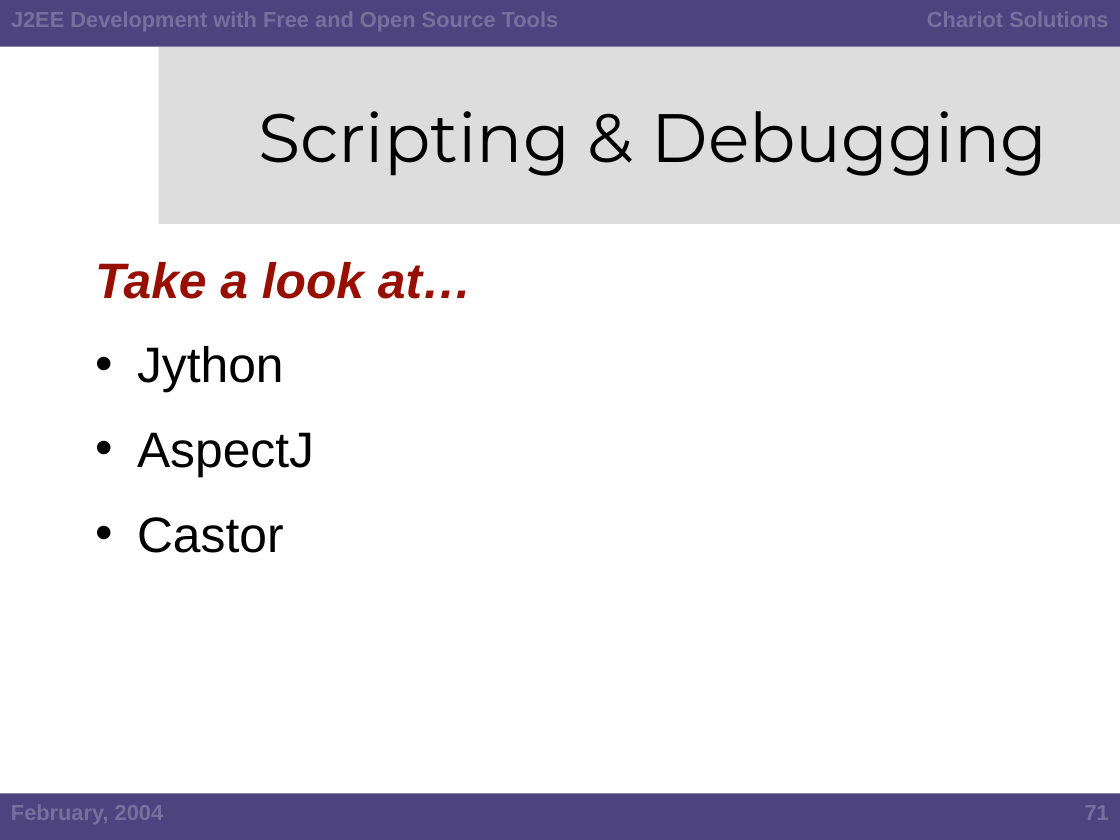
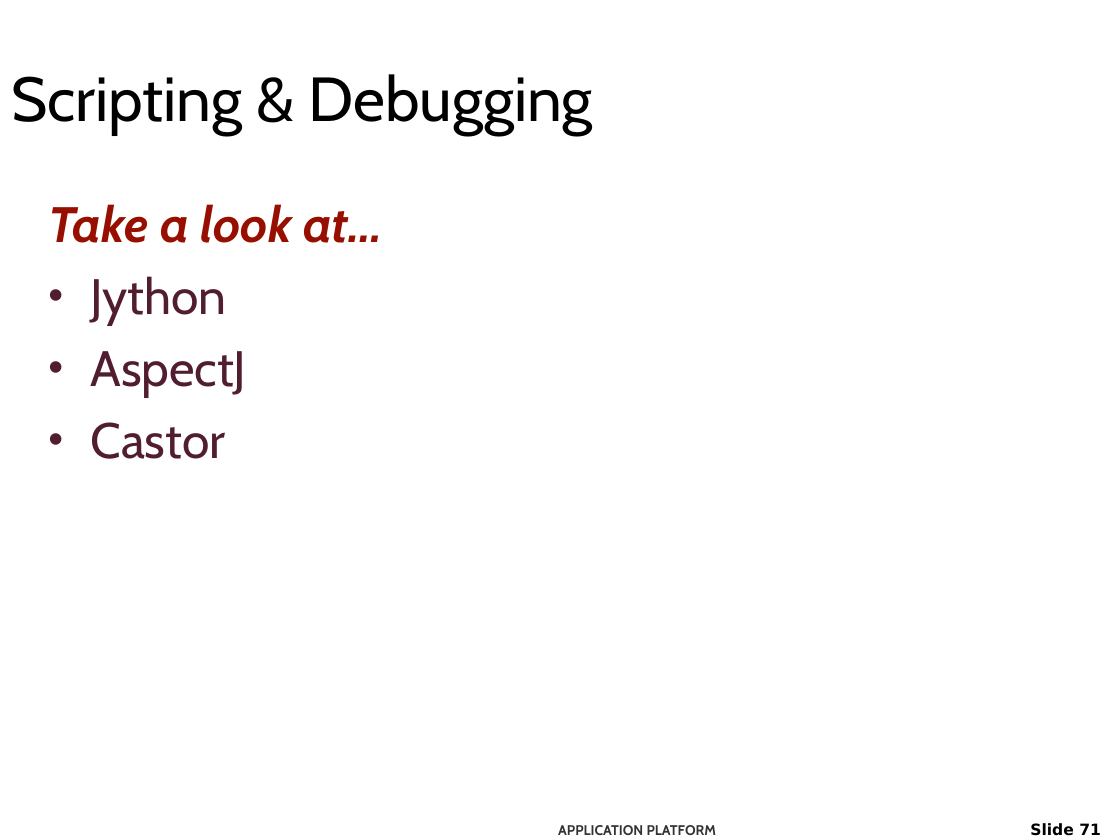
Before and after one commit to netspective/NEFS, a slide deck: slide 71 of support/docs/J2EE Development Using Open Source Software.ppt. Drawn at 1120x840 pixels with LibreOffice and Linux fonts; fonts in the diff are those of the drawing; background and template pictures are left out. Boxes give left, top, right and bottom in pixels: in the first picture for what was removed or moved away, otherwise in the second. Text is boxed around its words. In the diff, an @@ line names an element or a change of style, - is before the commit and + after.

Commit message:
The theme has been replaced, but it's still got foreign content that needs to be replaced and reworked.

```diff
--- a/support/docs/J2EE Development Using Open Source Software.ppt
+++ b/support/docs/J2EE Development Using Open Source Software.ppt
@@ rectangle removed at bbox=[0, 0, 1120, 47] @@
@@ text removed at bbox=[11, 12, 559, 31] @@
-J2EE Development with Free and Open Source Tools
@@ text removed at bbox=[927, 12, 1108, 27] @@
-Chariot Solutions
@@ title "Scripting & Debugging": place and size @@
-title "Scripting & Debugging" at bbox=[258, 111, 1048, 176]
+title "Scripting & Debugging" at bbox=[11, 74, 592, 136]
@@ title "Scripting & Debugging" at bbox=[11, 74, 592, 136]: size 44 to 40 pt, font Montserrat to Cabin; alignment centre to left @@
@@ rectangle removed at bbox=[159, 47, 1120, 224] @@
@@ text "Take a look at…": place and size @@
-text "Take a look at…" at bbox=[95, 262, 472, 553]
+text "Take a look at…" at bbox=[48, 204, 383, 459]
@@ text "Take a look at…" at bbox=[48, 204, 383, 459]: font Arial to Cabin; text colour #000000 to #511D30 in "Jython", "AspectJ", "Castor"; less space between paragraphs; bullet colour #000000 to #511D30 @@
@@ rectangle removed at bbox=[0, 793, 1120, 840] @@
@@ text removed at bbox=[11, 805, 164, 824] @@
-February, 2004
@@ page number removed at bbox=[1085, 805, 1109, 820] @@
-71
@@ text added at bbox=[558, 825, 717, 835], 9 pt, text #333333, bold @@
+APPLICATION PLATFORM
@@ page number added at bbox=[1030, 823, 1101, 836], 10 pt, text #000000, bold @@
+Slide 71
```
Also in this commit, not shown: 87 other slides changed, 1 slide added, 2 slides removed.
